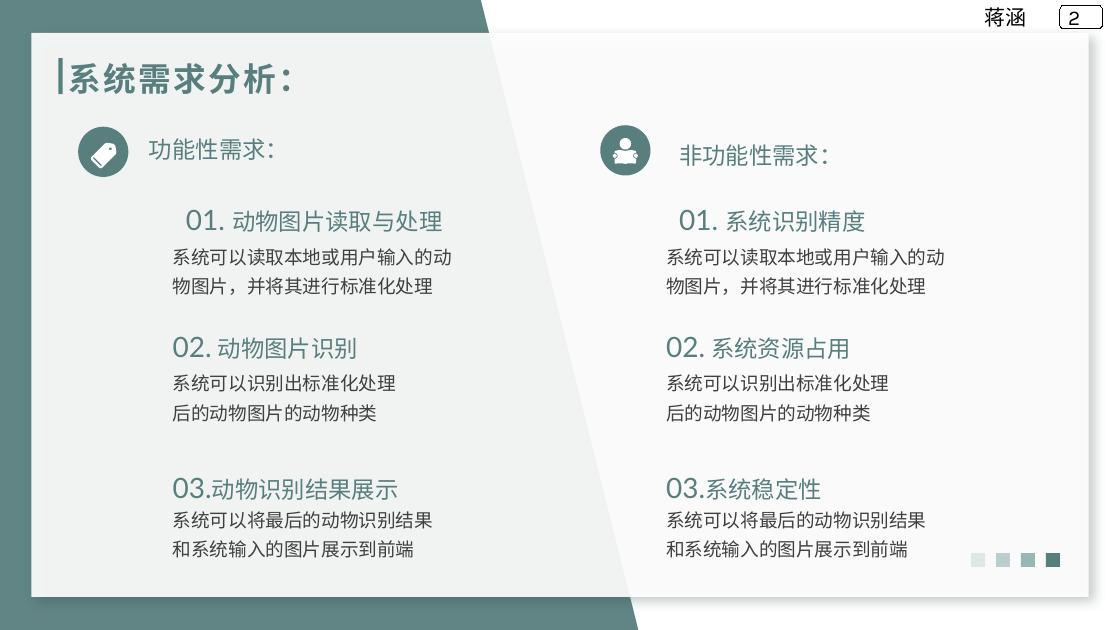
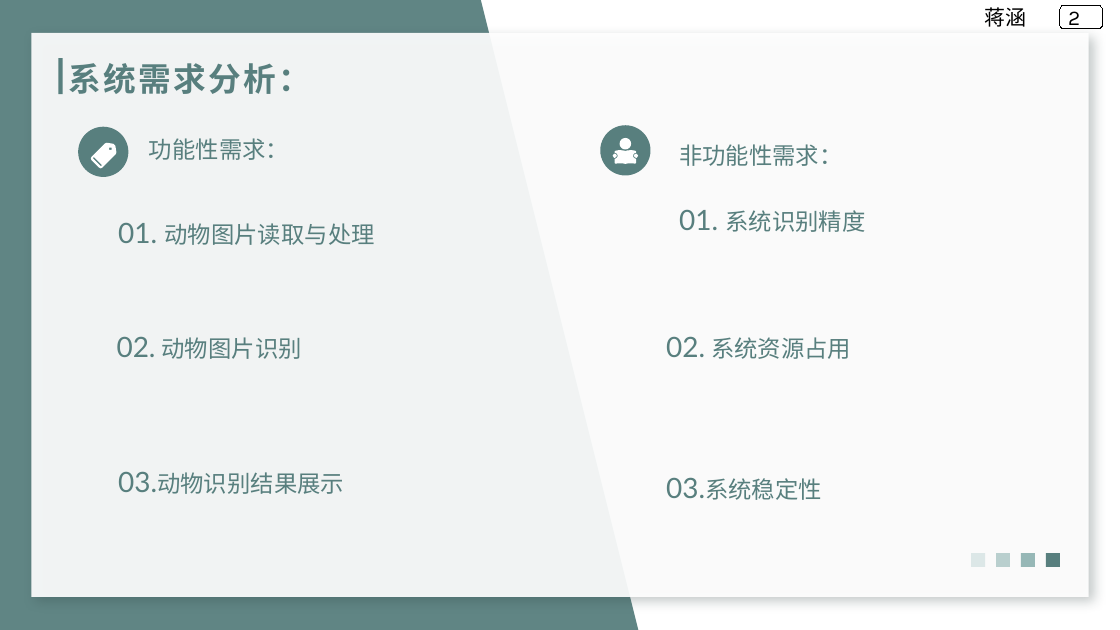
Before and after one commit to feng84chen/myNotes, a slide deck: slide 2 of 科技论文写作(updating)/doc/结题答辩/蒋涵.pptx. Drawn at 1120x630 pixels with LibreOffice and Linux fonts; fonts in the diff are those of the drawing; background and template pictures are left out. Boxes give left, top, right and bottom in pixels: in the first picture for what was removed or moved away, otherwise in the second. Text is boxed around its words. In the diff, an @@ line names an element or a change of style, - is before the commit and + after.

```diff
--- a/科技论文写作(updating)/doc/结题答辩/蒋涵.pptx
+++ b/科技论文写作(updating)/doc/结题答辩/蒋涵.pptx
@@ text "01. 动物图片读取与处理": place and size @@
-text "01. 动物图片读取与处理" at [186, 210, 442, 232]
+text "01. 动物图片读取与处理" at [118, 223, 374, 245]
@@ text removed at [173, 248, 452, 295] @@
-系统可以读取本地或用户输入的动物图片，并将其进行标准化处理
@@ text removed at [666, 248, 945, 295] @@
-系统可以读取本地或用户输入的动物图片，并将其进行标准化处理
@@ text "02. 动物图片识别": place and size @@
-text "02. 动物图片识别" at [173, 337, 358, 359]
+text "02. 动物图片识别" at [117, 337, 302, 359]
@@ text removed at [173, 374, 396, 422] @@
-系统可以识别出标准化处理后的动物图片的动物种类
@@ text removed at [666, 374, 889, 422] @@
-系统可以识别出标准化处理后的动物图片的动物种类
@@ text "03.动物识别结果展示": place and size @@
-text "03.动物识别结果展示" at [173, 478, 399, 500]
+text "03.动物识别结果展示" at [118, 472, 344, 494]
@@ text removed at [173, 511, 433, 558] @@
-系统可以将最后的动物识别结果和系统输入的图片展示到前端
@@ text removed at [666, 511, 926, 558] @@
-系统可以将最后的动物识别结果和系统输入的图片展示到前端
```
Also in this commit, not shown: 1 other slide changed, 21 other files.
